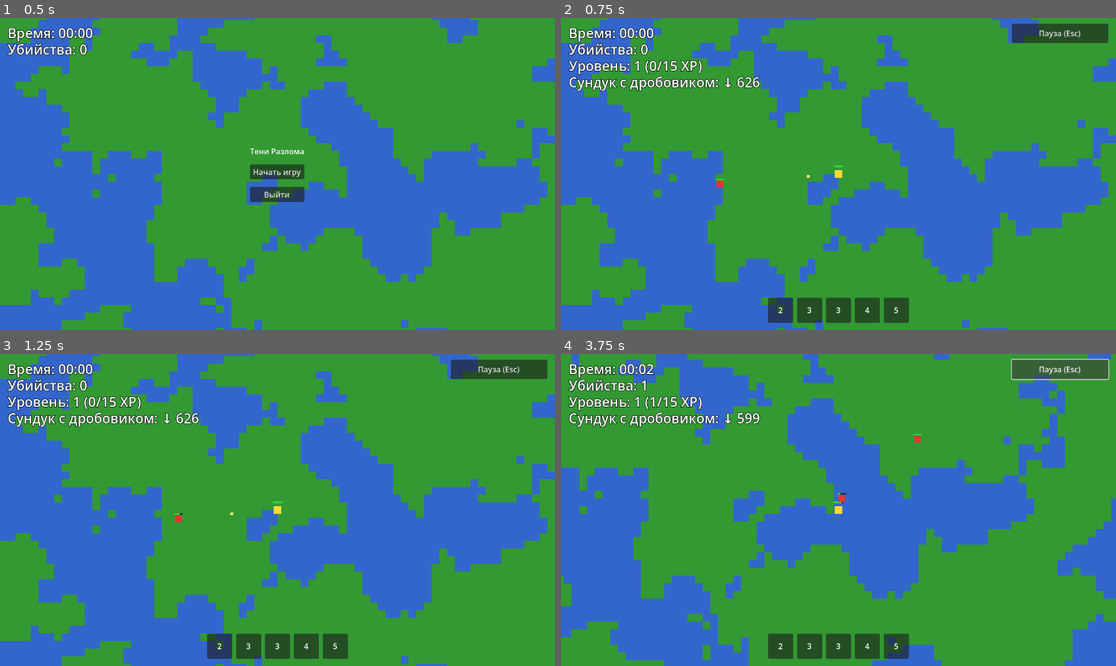
Above: before the commit, frames 1-4 (two rows, left to right).
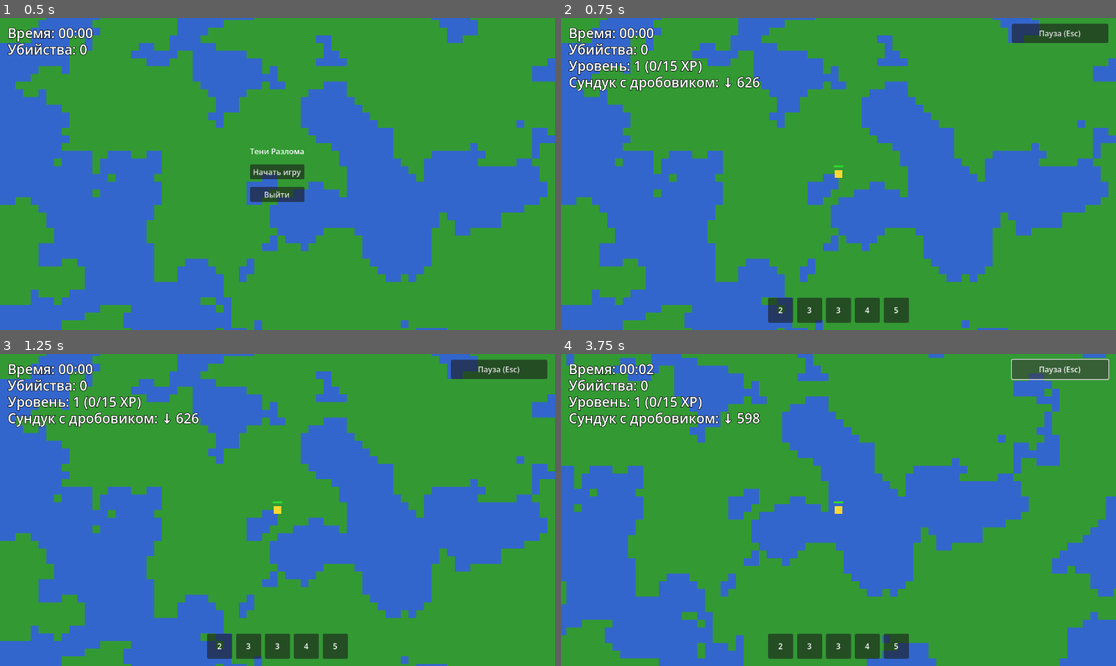
Above: after the commit, the same moments.

Repository: aegissana-sudo/vada
Game: Godot game, scene res://Main.tscn
Same seed, same stepped clock (60 frames per second), same inputs: the game is played once before the commit and once after it.
Inputs:
- Up to frame 1 (0.5 s): no input
- Up to frame 2 (0.75 s): click "Начать игру" at 0.5 s
- Up to frame 3 (1.25 s): no input
- Up to frame 4 (3.75 s): click "Пауза (Esc)" at 1.25 s; click "Продолжить (Esc)" at 2 s; hold Right (ui_right) 2.78-3.53 s; hold 1 2.78-3.53 s; hold Down (ui_down) from 3.53 s (still down); tap 2 at 3.6 s

Frame 1 is identical in both runs. In frame 2, less than 0.1% of the frame differs, in the area x 27-45%, y 50-55%; in frame 3, less than 0.1%; in frame 4, 8.7%, in the area x 0-100%, y 0-100%.
Error after the commit: Parse Error: Cannot infer the type of "normal" variable because the value doesn't have a set type. (res://scripts/enemy.gd:183)

Commit message:
Improve procedural monster visuals

Diff:
--- a/scripts/enemy.gd
+++ b/scripts/enemy.gd
@@ -143,21 +143,121 @@
     return sprite_node
 
 func _apply_visual_style() -> void:
-    var image := Image.create(_body_size, _body_size, false, Image.FORMAT_RGBA8)
-    image.fill(_body_color)
-    sprite.texture = ImageTexture.create_from_image(image)
+    sprite.texture = _create_monster_texture()
     sprite.centered = true
 
     var shape := collision.shape as CircleShape2D
     if shape == null:
         shape = CircleShape2D.new()
         collision.shape = shape
-    shape.radius = _body_size * 0.45
+    shape.radius = _body_size * 0.42
 
     health_bar_size = Vector2(max(float(_body_size) + 4.0, 18.0), 3.0)
-    health_bar_offset = Vector2(-health_bar_size.x * 0.5, -float(_body_size) * 0.8)
+    health_bar_offset = Vector2(-health_bar_size.x * 0.5, -float(_body_size) * 0.85)
     shield_bar_size = Vector2(health_bar_size.x, 2.0)
     shield_bar_offset = health_bar_offset + Vector2(0.0, -4.0)
+
+func _create_monster_texture() -> ImageTexture:
+    var size := maxi(_body_size, 8)
+    var image := Image.create(size, size, false, Image.FORMAT_RGBA8)
+    image.fill(Color(0.0, 0.0, 0.0, 0.0))
+
+    var center := Vector2((size - 1) * 0.5, (size - 1) * 0.5)
+    var radius := size * 0.42
+    var edge_softness := max(radius * 0.18, 1.0)
+    var highlight_dir := Vector2(-0.55, -0.8).normalized()
+
+    var shadow := _body_color.darkened(0.38)
+    var base := _body_color
+    var highlight := _body_color.lightened(0.3)
+
+    for y in range(size):
+        for x in range(size):
+            var pixel_pos := Vector2(x, y)
+            var local := pixel_pos - center
+            var distance := local.length()
+            if distance > radius:
+                continue
+
+            var edge_alpha := clamp((radius - distance) / edge_softness, 0.0, 1.0)
+            var normal := local / max(distance, 0.0001)
+            var light_mix := clamp((normal.dot(highlight_dir) + 1.0) * 0.5, 0.0, 1.0)
+            var base_color := shadow.lerp(base, 0.45 + 0.45 * light_mix)
+            base_color = base_color.lerp(highlight, pow(light_mix, 1.6) * 0.6)
+
+            var inner_glow := clamp((radius * 0.35 - distance) / (radius * 0.35), 0.0, 1.0)
+            if inner_glow > 0.0:
+                base_color = base_color.lightened(inner_glow * 0.08)
+
+            image.set_pixel(x, y, Color(base_color.r, base_color.g, base_color.b, edge_alpha))
+
+    var eye_glow := Color(1.0, 0.93, 0.4, 0.95)
+    var eye_core := Color(0.12, 0.04, 0.04, 1.0)
+    var eye_y := int(round(size * 0.45))
+    var eye_offset := int(round(size * 0.18))
+    var left_eye_x := int(round(center.x)) - eye_offset
+    var right_eye_x := int(round(center.x)) + eye_offset
+
+    _paint_circle(image, Vector2(left_eye_x, eye_y), max(size * 0.09, 1.0), eye_glow)
+    _paint_circle(image, Vector2(right_eye_x, eye_y), max(size * 0.09, 1.0), eye_glow)
+    _paint_circle(image, Vector2(left_eye_x, eye_y), max(size * 0.045, 1.0), eye_core)
+    _paint_circle(image, Vector2(right_eye_x, eye_y), max(size * 0.045, 1.0), eye_core)
+
+    var horn_color := _body_color.lightened(0.22)
+    var horn_height := max(size * 0.12, 1.0)
+    var horn_width := max(size * 0.1, 1.0)
+    _paint_triangle(
+        image,
+        Vector2(center.x - size * 0.18, center.y - radius * 0.72),
+        Vector2(center.x - size * 0.18 - horn_width, center.y - radius * 0.72 + horn_height),
+        Vector2(center.x - size * 0.18 + horn_width, center.y - radius * 0.72 + horn_height),
+        horn_color
+    )
+    _paint_triangle(
+        image,
+        Vector2(center.x + size * 0.18, center.y - radius * 0.72),
+        Vector2(center.x + size * 0.18 - horn_width, center.y - radius * 0.72 + horn_height),
+        Vector2(center.x + size * 0.18 + horn_width, center.y - radius * 0.72 + horn_height),
+        horn_color
+    )
+
+    return ImageTexture.create_from_image(image)
+
+func _paint_circle(image: Image, position: Vector2, radius: float, color: Color) -> void:
+    var min_x := maxi(int(floor(position.x - radius)), 0)
+    var max_x := mini(int(ceil(position.x + radius)), image.get_width() - 1)
+    var min_y := maxi(int(floor(position.y - radius)), 0)
+    var max_y := mini(int(ceil(position.y + radius)), image.get_height() - 1)
+
+    for y in range(min_y, max_y + 1):
+        for x in range(min_x, max_x + 1):
+            var distance := Vector2(float(x), float(y)).distance_to(position)
+            if distance <= radius:
+                image.set_pixel(x, y, color)
+
+func _paint_triangle(image: Image, p0: Vector2, p1: Vector2, p2: Vector2, color: Color) -> void:
+    var min_x := maxi(int(floor(min(p0.x, min(p1.x, p2.x)))), 0)
+    var max_x := mini(int(ceil(max(p0.x, max(p1.x, p2.x)))), image.get_width() - 1)
+    var min_y := maxi(int(floor(min(p0.y, min(p1.y, p2.y)))), 0)
+    var max_y := mini(int(ceil(max(p0.y, max(p1.y, p2.y)))), image.get_height() - 1)
+
+    for y in range(min_y, max_y + 1):
+        for x in range(min_x, max_x + 1):
+            var pt := Vector2(x + 0.5, y + 0.5)
+            if _point_in_triangle(pt, p0, p1, p2):
+                image.set_pixel(x, y, color)
+
+func _point_in_triangle(pt: Vector2, a: Vector2, b: Vector2, c: Vector2) -> bool:
+    var d1 := _sign(pt, a, b)
+    var d2 := _sign(pt, b, c)
+    var d3 := _sign(pt, c, a)
+
+    var has_negative := (d1 < 0.0) or (d2 < 0.0) or (d3 < 0.0)
+    var has_positive := (d1 > 0.0) or (d2 > 0.0) or (d3 > 0.0)
+    return not (has_negative and has_positive)
+
+func _sign(p1: Vector2, p2: Vector2, p3: Vector2) -> float:
+    return (p1.x - p3.x) * (p2.y - p3.y) - (p2.x - p3.x) * (p1.y - p3.y)
 
 func _ensure_collision() -> CollisionShape2D:
     if has_node("CollisionShape2D"):
